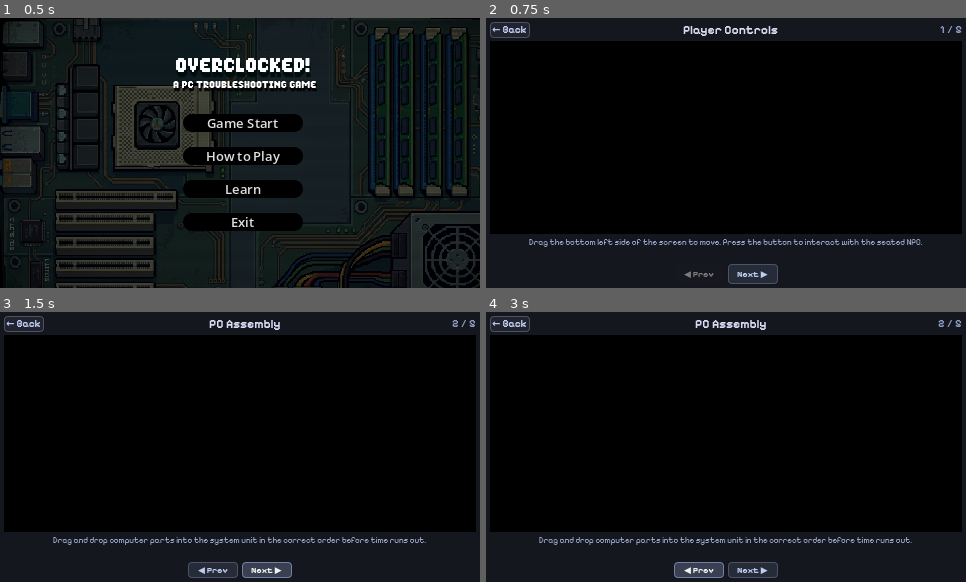
Above: before the commit, frames 1-4 (two rows, left to right).
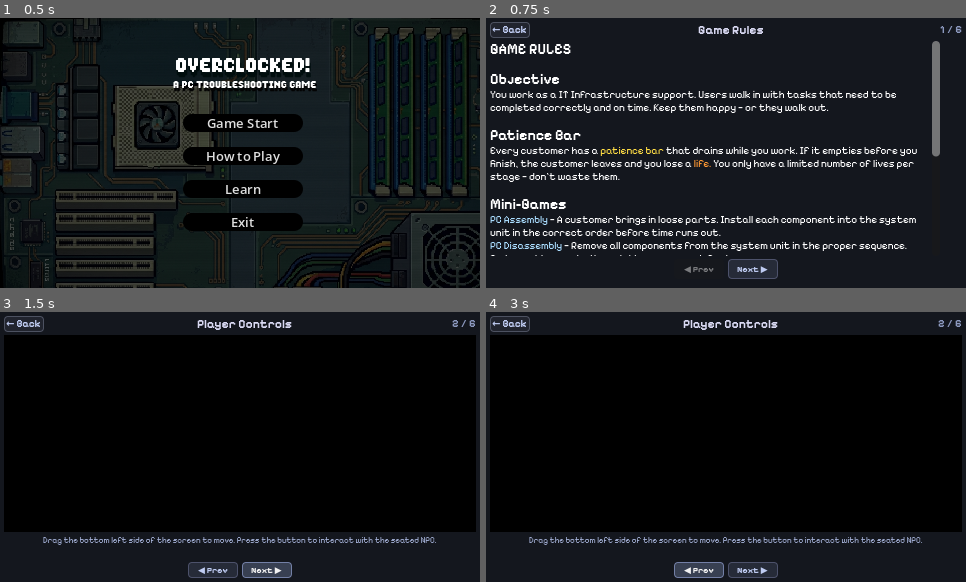
Above: after the commit, the same moments.

Repository: Raikosuu/Full-Tech-Panic_Public
Game: Godot game, scene res://scenes/main_menu.tscn
The game is run twice, just before and just after one commit, with the same random seed, the same clock (stepped at 60 frames per second) and the same inputs. Video files are missing from this copy of the repository; at most half a second of black plays in their place.
Inputs:
- Up to frame 1 (0.5 s): no input
- Up to frame 2 (0.75 s): click "How to Play" at 0.5 s
- Up to frame 3 (1.5 s): click "Next ▶" at 1.25 s
- Up to frame 4 (3 s): click "Next ▶" at 2 s; click "◀ Prev" at 2.75 s

Frame 1 is identical in both runs. In frame 2, 74% of the frame differs, in the area x 0-100%, y 2-99%; in frame 3, 1.5%; in frame 4, 1.5%.

Commit message:
implemented game instruction to how to play

Diff:
--- a/scenes/how_to_play.tscn
+++ b/scenes/how_to_play.tscn
@@ -120,6 +120,20 @@
 volume_db = -80.0
 expand = true
 
+[node name="RulesScroll" type="ScrollContainer" parent="VBox" unique_id=1882072220]
+visible = false
+custom_minimum_size = Vector2(450, 215)
+layout_mode = 2
+
+[node name="RulesLabel" type="RichTextLabel" parent="VBox/RulesScroll" unique_id=1319050319]
+custom_minimum_size = Vector2(450, 215)
+layout_mode = 2
+theme_override_fonts/normal_font = ExtResource("3_xkrkv")
+theme_override_fonts/bold_font = ExtResource("2_30apa")
+theme_override_font_sizes/normal_font_size = 10
+theme_override_font_sizes/bold_font_size = 14
+bbcode_enabled = true
+
 [node name="DescLabel" type="Label" parent="VBox" unique_id=1017183484]
 custom_minimum_size = Vector2(0, 24)
 layout_mode = 2
--- a/scripts/how_to_play.gd
+++ b/scripts/how_to_play.gd
@@ -1,6 +1,11 @@
 extends Control
 
 const TUTORIALS = [
+	[
+		"Game Rules",
+		"",
+		""  # unused when rules_text is set
+	],
 	[
 		"Player Controls",
 		"res://assets/tutorials/tutorial_move.ogv",
@@ -28,6 +33,30 @@
 	],
 ]
 
+const RULES_TEXT = """[b]GAME RULES[/b]
+
+[b]Objective[/b]
+You work as a IT Infrastructure support. Users walk in with tasks that need to be completed correctly and on time. Keep them happy — or they walk out.
+
+[b]Patience Bar[/b]
+Every customer has a [color=#ffdd44]patience bar[/color] that drains while you work. If it empties before you finish, the customer leaves and you lose a [color=#ff9933]life.[/color] You only have a limited number of lives per stage — don't waste them.
+
+[b]Mini-Games[/b]
+[color=#aaddff]PC Assembly[/color] — A customer brings in loose parts. Install each component into the system unit in the correct order before time runs out.
+[color=#aaddff]PC Disassembly[/color] — Remove all components from the system unit in the proper sequence. Order matters — don't yank the wrong part first.
+[color=#aaddff]RJ45 Crimping (T568-B)[/color] — Arrange the eight wires in T568-B color order inside the connector, then hit CRIMP before the timer expires.
+[color=#aaddff]RJ45 Crimping (T568-A)[/color] — Same as above but wired to the T568-A standard. Know the difference.
+
+[b]Progression[/b]
+Complete a set number of tasks to unlock the next stage. Stages get harder — customers arrive faster and patience drains quicker.
+
+[b]Notes[/b]
+- Watch each tutorials before attempting a task for the first time.
+- Wrong steps fully drains the customer's patience.
+- Speed and accuracy both matter — finishing early keeps the bar full.
+- Memorize the wire color orders. You won't always have time to guess.
+"""
+
 var current_index: int = 0
 
 @onready var video_player: VideoStreamPlayer = $VBox/VideoPlayer
@@ -37,6 +66,8 @@
 @onready var next_button: Button = $VBox/NavRow/NextButton
 @onready var page_label: Label = $VBox/TopBar/PageLabel
 @onready var back_button: Button = $VBox/TopBar/BackButton
+@onready var rules_scroll: ScrollContainer = $VBox/RulesScroll
+@onready var rules_label: RichTextLabel = $VBox/RulesScroll/RulesLabel
 
 
 func _ready() -> void:
@@ -49,19 +80,31 @@
 
 func _load_tutorial(index: int) -> void:
 	var entry = TUTORIALS[index]
+	var is_rules_page = (index == 0)
+
 	title_label.text = entry[0]
-	desc_label.text = entry[2]
-
-	var stream = load(entry[1])
-	if stream:
-		video_player.stream = stream
-		video_player.play()
-	else:
-		push_warning("Tutorial video not found: " + entry[1])
-
 	page_label.text = "%d / %d" % [index + 1, TUTORIALS.size()]
 	prev_button.disabled = (index == 0)
 	next_button.disabled = (index == TUTORIALS.size() - 1)
+
+	if is_rules_page:
+		video_player.stop()
+		video_player.visible = false
+		desc_label.visible = false
+		rules_scroll.visible = true
+		rules_label.text = RULES_TEXT
+	else:
+		video_player.visible = true
+		desc_label.visible = true
+		rules_scroll.visible = false
+		desc_label.text = entry[2]
+
+		var stream = load(entry[1])
+		if stream:
+			video_player.stream = stream
+			video_player.play()
+		else:
+			push_warning("Tutorial video not found: " + entry[1])
 
 
 func _on_video_finished() -> void:
